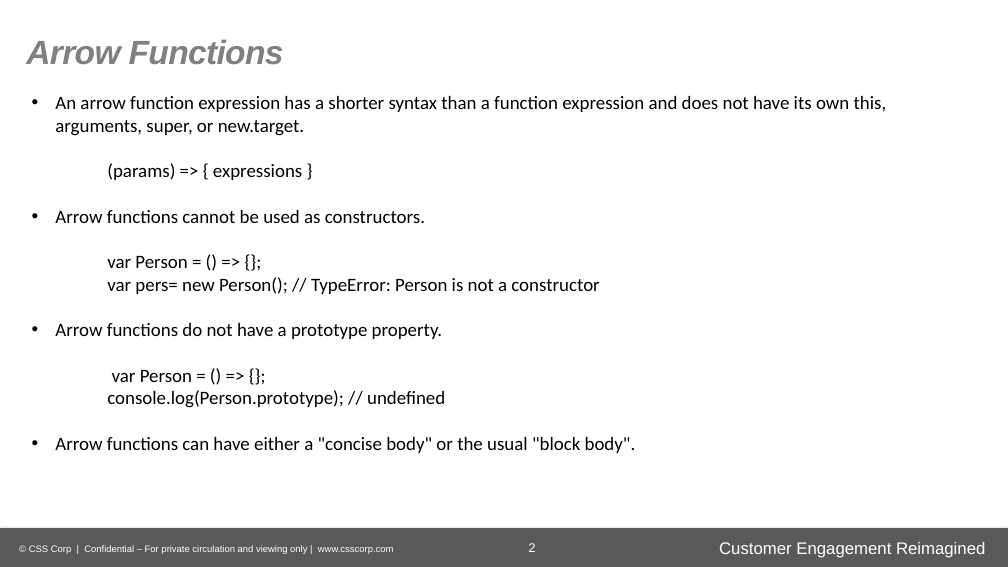
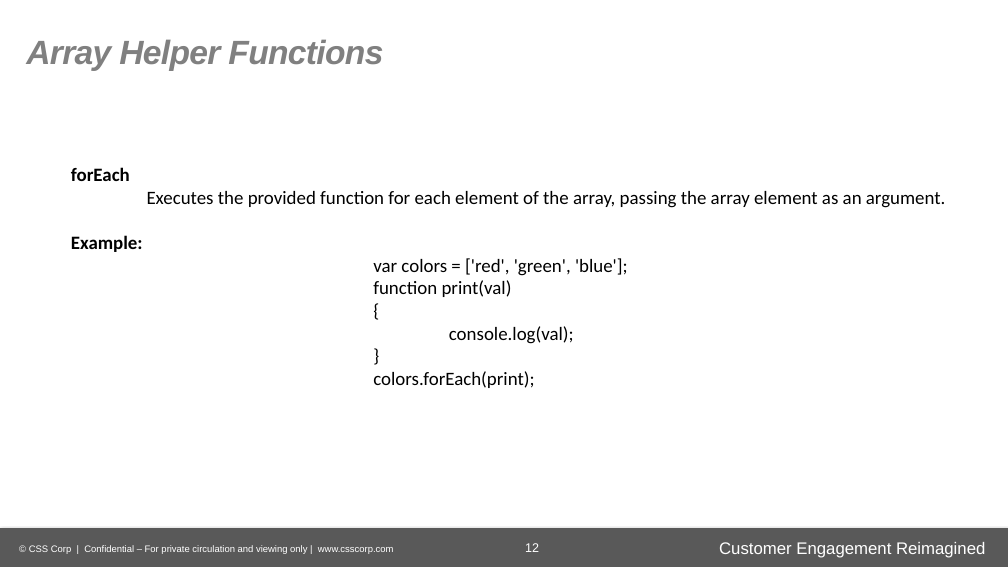
Before and after one commit to gurudevraj/asEmployee, a slide deck: slide 12 of ECMAScript 6-P2.pptx (slide 2 before the commit). Drawn at 1008x567 pixels with LibreOffice and Linux fonts; fonts in the diff are those of the drawing; background and template pictures are left out. Boxes give left, top, right and bottom in pixels: in the first picture for what was removed or moved away, otherwise in the second. Text is boxed around its words. In the diff, an @@ line names an element or a change of style, - is before the commit and + after.

```diff
--- a/ECMAScript 6-P2.pptx
+++ b/ECMAScript 6-P2.pptx
@@ text at [26, 39, 383, 71]: text changed @@
-Arrow Functions
+Array Helper Functions
@@ text at [71, 167, 945, 388]: text changed @@
-• An arrow function expression has a shorter syntax than a function expression and does not have its own this, arguments, super, or new.target.
-(params) => { expressions }
-• Arrow functions cannot be used as constructors.
-var Person = () => {};
-var pers= new Person(); // TypeError: Person is not a constructor
-• Arrow functions do not have a prototype property.
-var Person = () => {};
-console.log(Person.prototype); // undefined
-• Arrow functions can have either a "concise body" or the usual "block body".
+forEach
+Executes the provided function for each element of the array, passing the array element as an argument.
+Example:
+var colors = ['red', 'green', 'blue'];
+function print(val)
+{
+console.log(val);
+}
+colors.forEach(print);
@@ page number at [525, 543, 539, 552]: text changed @@
-2
+12
```
Also in this commit, not shown: 14 other slides changed, 24 slides added, 9 slides removed, 3 other files.
